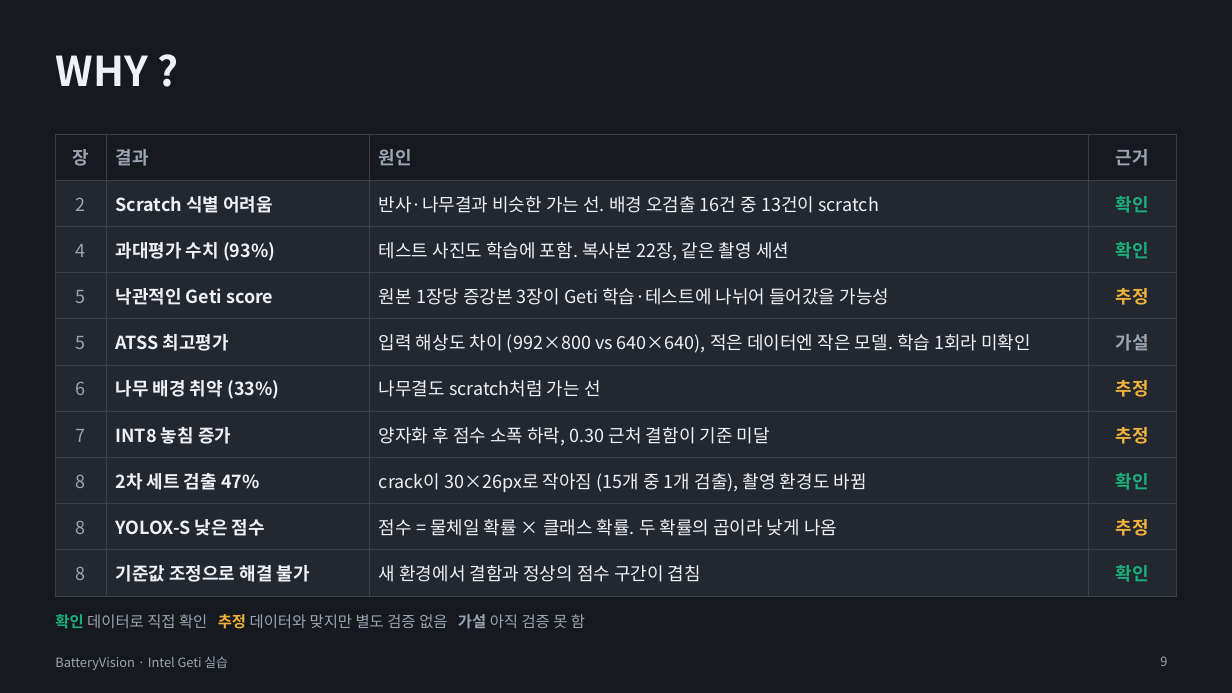
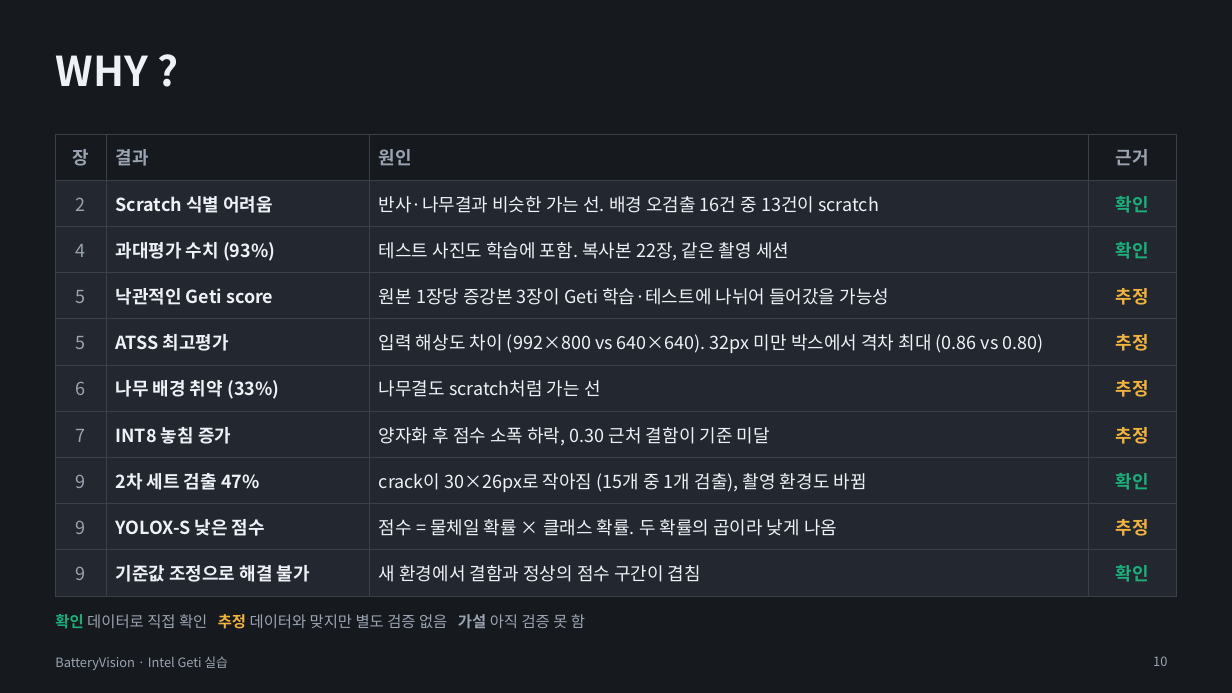
Before and after one commit to se4nchoi/batteryvision, a slide deck: slide 10 of docs/submission/BatteryVision_발표.pptx (slide 9 before the commit). Drawn at 1232x693 pixels with LibreOffice and Linux fonts; fonts in the diff are those of the drawing. Boxes give left, top, right and bottom in pixels: in the first picture for what was removed or moved away, otherwise in the second. Text is boxed around its words. In the diff, an @@ line names an element or a change of style, - is before the commit and + after.

```diff
--- a/docs/submission/BatteryVision_발표.pptx
+++ b/docs/submission/BatteryVision_발표.pptx
@@ table at (55, 134, 1177, 586) @@
-row 5, column 3: 입력 해상도 차이 (992×800 vs 640×640), 적은 데이터엔 작은 모델. 학습 1회라 미확인
+row 5, column 3: 입력 해상도 차이 (992×800 vs 640×640). 32px 미만 박스에서 격차 최대 (0.86 vs 0.80)
-row 5, column 4: 가설
+row 5, column 4: 추정
-row 8, column 1: 8
+row 8, column 1: 9
-row 9, column 1: 8
+row 9, column 1: 9
-row 10, column 1: 8
+row 10, column 1: 9
@@ page number at (1153, 656, 1167, 666): text changed @@
-9
+10
```
Also in this commit, not shown: 6 other slides changed, 2 slides added, 1 slide removed, 7 other files.
